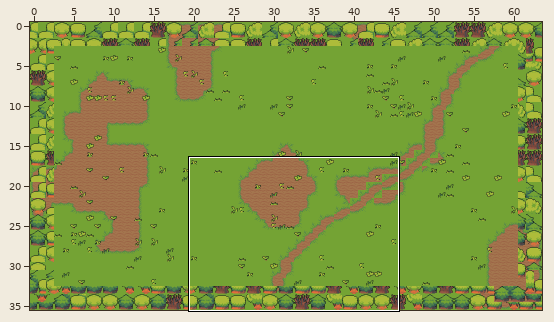
An edit to a level. Tiled map, game/assets/resources/data/levels/chapter-2/room-6.tmx. The first picture is a wide view before the edit; the outline marks the close-up.
Close-up. Before the commit:
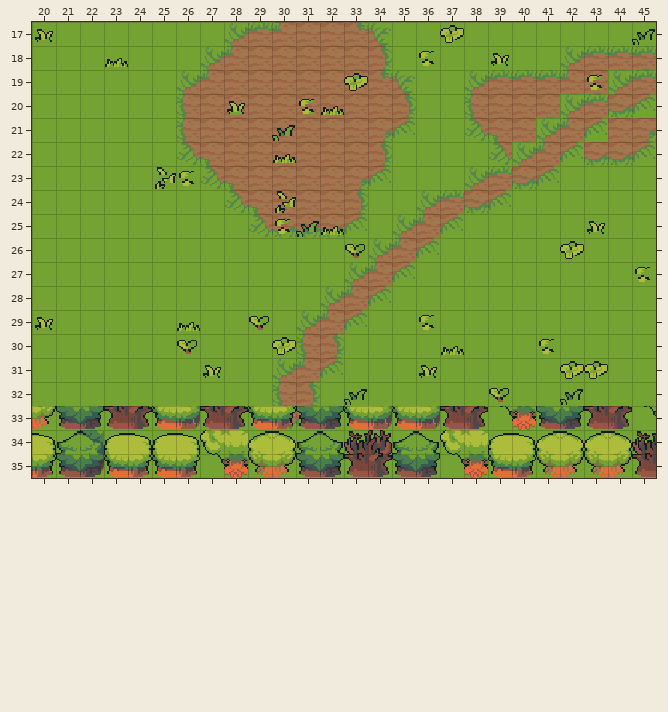
Cells are 16x16 px. Shown: x 20..45, y 17..35. The commit also changed other parts of the map, which this record leaves out.
And afterwards:
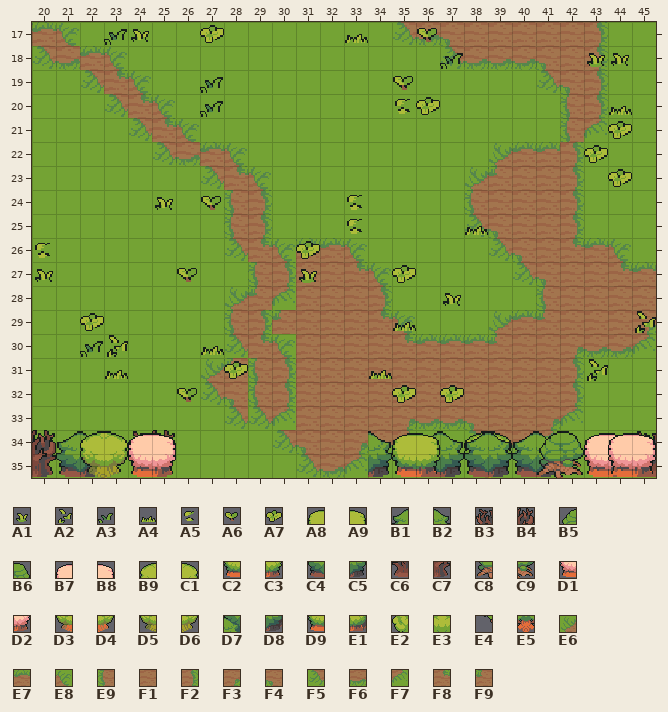
Key: from "floordetail": A1 32, A2 33, A3 34, A4 35, A5 36, A6 38, A7 39; from "nature": A8 0, A9 1, B1 2, B2 3, B3 4, B4 5, B5 6, B6 7, B7 14, B8 15, B9 16, C1 17, C2 24, C3 25, C4 26, C5 27, C6 28, C7 29, C8 30, C9 31, D1 38, D2 39, D3 40, D4 41, D5 42, D6 43, D7 73, D8 97, D9 100, E1 101, E2 459, E3 460, E4 483, E5 484; from "tilefloor": E6 165, E7 166, E8 167, E9 187, F1 188, F2 189, F3 192, F4 193, F5 209, F6 210, F7 211, F8 214, F9 215.
__ is an empty cell, ## one hidden under a higher layer.
Tiles replaced or removed in this view: A1, A2, A3, A4, A5, A6, A7, A8, A9, B1, B2, B3, B4, B9, C1, C2, C3, C4, C5, C6, C7, D3, D4, D7, D8, D9, E1, E2, E3, E4, E5, E6, E7, E8, E9, F1, F2, F3, F4, F5, F6, F7, F8, F9.
Tiles of an added or newly shown layer are drawn over the layers below it.
Edits made:
Changed rows in their new state; .. is an unchanged cell.
Layer "ground":
first column x 26:
17 .. .. __ __ __ __ __ __ __ F5 F6 F4 F1 F1 F1 F1 F1 F2 .. ..
18 .. __ __ __ __ __ __ __ __ .. .. F5 F6 F6 F6 F4 F1 F2 __ __
19 __ __ __ __ __ __ __ __ __ __ .. .. __ __ __ F5 F4 F2 __ __
20 __ __ __ __ __ __ __ __ __ __ .. .. __ __ __ __ E9 F2 __ __
21 __ __ __ __ __ __ __ __ __ __ .. .. __ __ __ __ E9 .. __ __
22 __ __ __ __ __ __ __ __ __ .. .. .. .. E6 E7 E7 F2 __ __ __
23 .. .. __ __ __ __ __ __ __ .. .. .. .. F9 F1 F1 F2 .. .. ..
24 .. .. ## ## __ __ __ __ .. .. .. .. E9 F1 F1 F1 F2 .. .. ..
25 .. .. .. ## __ __ __ __ .. .. .. .. F5 F4 F1 F1 F2 .. .. ..
26 .. .. .. .. .. E7 E7 E8 .. .. .. .. .. F5 F4 F1 F8 E7 E8 ..
27 .. .. .. .. .. F1 F1 F8 E8 .. .. .. .. .. F5 F4 F1 F1 F8 E7
28 .. .. .. .. .. F1 F1 F1 F2 .. .. .. .. .. .. E9 F1 F1 F1 F1
29 .. .. .. .. F9 F1 F1 F1 F8 E8 .. .. .. E6 E7 F9 F1 F1 F1 F3
30 .. .. .. .. .. F1 F1 F1 F1 F8 E7 E7 E7 F9 F1 F1 F3 F6 F6 F7
31 .. E6 F9 .. .. F1 F1 F1 F1 F1 F1 F1 F1 F1 F1 F1 F2 .. .. ..
32 .. F5 F4 .. .. F1 F1 F1 F1 F1 F1 F1 F1 F1 F1 F1 F2 .. .. ..
33 .. .. F5 .. .. F1 F1 F1 F1 F3 F6 F6 F4 F1 F1 F3 F7 .. .. ..
34 .. .. .. .. F5 F4 F1 F3 F6 F7 .. .. F5 F6 F6 F7 .. .. .. ..
35 .. .. .. .. .. F5 F6 F7 .. .. .. .. .. .. .. .. .. .. .. ..
Layer "path":
first column x 20:
17 E7 E8 .. .. .. .. .. .. .. .. .. .. .. .. .. .. .. .. .. .. .. .. .. .. .. ..
18 F5 F6 E7 E8 .. .. .. .. .. .. .. .. .. .. .. .. .. .. .. .. .. .. .. .. .. ..
19 .. .. F5 F8 E8 .. .. .. .. .. .. .. .. .. .. .. .. .. .. .. .. .. .. .. __ __
20 .. .. .. F5 F8 E8 .. .. .. .. .. .. .. .. .. .. .. .. .. .. .. .. __ __ __ __
21 .. .. .. .. F5 F8 E8 .. .. .. .. .. .. .. .. .. .. .. .. .. .. __ __ .. .. ..
22 .. .. .. .. .. F5 F6 E7 E8 .. .. .. .. .. .. .. .. .. .. .. __ __ __ .. .. ..
23 .. .. .. .. .. .. .. .. F8 E8 .. .. .. .. .. .. .. .. .. __ __ __ .. .. .. ..
24 .. .. .. .. .. .. .. .. E9 F2 .. .. .. .. .. .. __ __ __ __ .. .. .. .. .. ..
25 .. .. .. .. .. .. .. .. E9 F2 .. .. .. .. .. __ __ __ .. .. .. .. .. .. .. ..
26 .. .. .. .. .. .. .. .. F5 F8 E8 .. .. .. __ __ __ .. .. .. .. .. .. .. .. ..
27 .. .. .. .. .. .. .. .. .. E9 F2 .. .. __ __ __ .. .. .. .. .. .. .. .. .. ..
28 .. .. .. .. .. .. .. .. E6 F9 F7 .. __ __ __ .. .. .. .. .. .. .. .. .. .. ..
29 .. .. .. .. .. .. .. .. E9 F2 .. __ __ __ .. .. .. .. .. .. .. .. .. .. .. ..
30 .. .. .. .. .. .. .. .. F5 F8 E8 __ __ .. .. .. .. .. .. .. .. .. .. .. .. ..
31 .. .. .. .. .. .. .. .. .. E9 F2 __ __ .. .. .. .. .. .. .. .. .. .. .. .. ..
32 .. .. .. .. .. .. .. .. .. E9 F2 __ .. .. .. .. .. .. .. .. .. .. .. .. .. ..
33 .. .. .. .. .. .. .. .. .. F5 F7 __ .. .. .. .. .. .. .. .. .. .. .. .. .. ..
Layer "decor":
first column x 20:
17 __ .. .. A3 A1 .. .. A7 .. .. .. .. .. A4 .. .. A6 __ .. .. .. .. .. .. .. __
18 .. .. .. __ .. .. .. .. .. .. .. .. .. .. .. .. __ A3 .. __ .. .. .. A1 A1 ..
19 .. .. .. .. .. .. .. A3 .. .. .. .. .. __ .. A6 .. .. .. .. .. .. .. __ .. ..
20 .. .. .. .. .. .. .. A3 __ .. .. __ __ .. .. A5 A7 .. .. .. .. .. .. .. A4 ..
21 .. .. .. .. .. .. .. .. .. .. __ .. .. .. .. .. .. .. .. .. .. .. .. .. A7 ..
22 .. .. .. .. .. .. .. .. .. .. __ .. .. .. .. .. .. .. .. .. .. .. .. A7 .. ..
23 .. .. .. .. .. __ __ .. .. .. .. .. .. .. .. .. .. .. .. .. .. .. .. .. A7 ..
24 .. .. .. .. .. A1 .. A6 .. .. __ .. .. A5 .. .. .. .. .. .. .. .. .. .. .. ..
25 .. .. .. .. .. .. .. .. .. .. __ __ __ A5 .. .. .. .. A4 .. .. .. .. __ .. ..
26 A5 .. .. .. .. .. .. .. .. .. .. A7 .. __ .. .. .. .. .. .. .. .. __ .. .. ..
27 A1 .. .. .. .. .. A6 .. .. .. .. A1 .. .. .. A7 .. .. .. .. .. .. .. .. .. __
28 .. .. .. .. .. .. .. .. .. .. .. .. .. .. .. .. .. A1 .. .. .. .. .. .. .. ..
29 __ .. A7 .. .. .. __ .. .. __ .. .. .. .. .. A4 __ .. .. .. .. .. .. .. .. A2
30 .. .. A3 A2 .. .. __ A4 .. .. __ .. .. .. .. .. .. __ .. .. .. __ .. .. .. ..
31 .. .. .. A4 .. .. .. __ A7 .. .. .. .. .. A4 .. __ .. .. .. .. .. __ A2 .. ..
32 .. .. .. .. .. .. A6 .. .. .. .. .. .. __ .. A7 .. A7 .. __ .. .. __ .. .. ..
Layer "border-back":
first column x 20:
33 __ __ __ __ __ __ __ __ __ __ __ __ __ __ __ __ __ __ __ __ __ __ __ __ __ __
34 __ .. B2 __ B3 B4 __ __ __ __ __ __ __ __ B2 __ B1 B2 B9 C1 B1 B2 __ B7 B8 ..
35 __ .. C5 __ C6 C7 __ __ __ __ __ __ __ __ C5 __ C4 C5 D5 D6 C4 C5 __ D1 D2 ..
Layer "border-mid" (added):
first column x 20:
34 B4 .. B9 C1 B7 B8 .. .. .. .. .. .. .. .. .. A8 A9 .. B1 B2 .. B5 B6 .. B7 B8
35 C7 .. D5 D6 D1 D2 .. .. .. .. .. .. .. .. .. C2 C3 .. C4 C5 .. C8 C9 .. D1 D2
